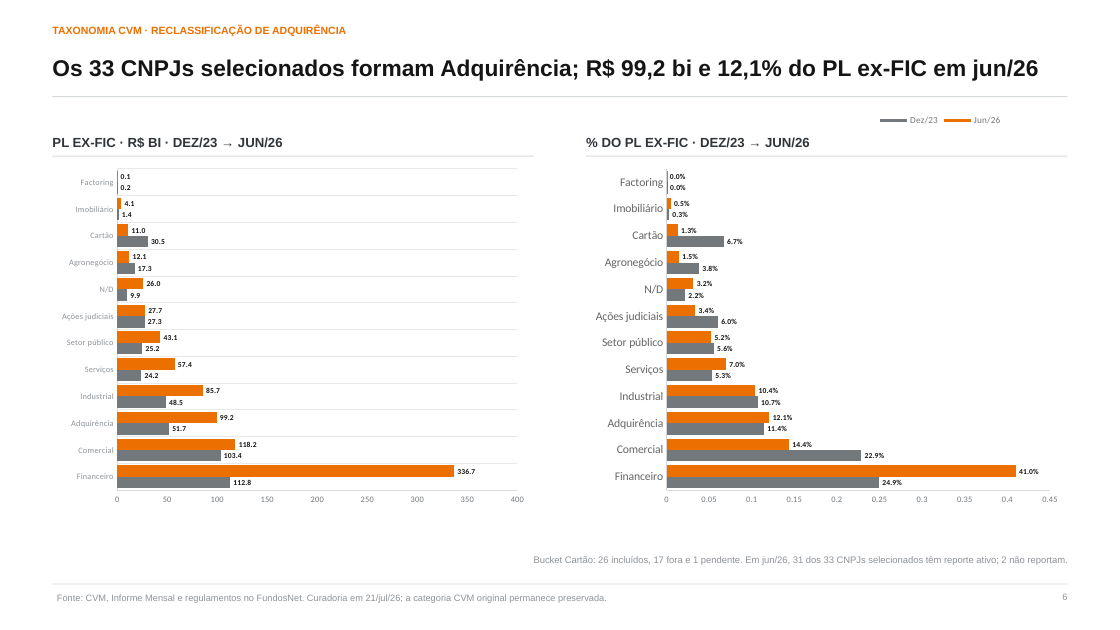
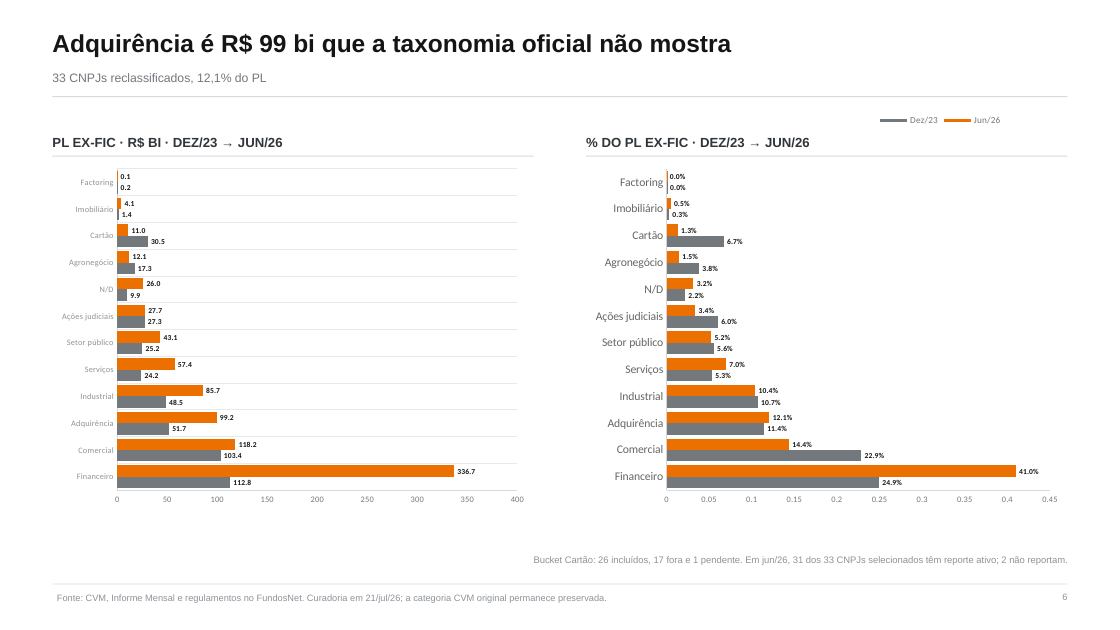
Before and after one commit to abalroar/fidc, a slide deck: slide 6 of data/industry_study/generated_revision/industry_executive_revised.pptx. Drawn at 1120x630 pixels with LibreOffice and Linux fonts; fonts in the diff are those of the drawing. Boxes give left, top, right and bottom in pixels: in the first picture for what was removed or moved away, otherwise in the second. Text is boxed around its words. In the diff, an @@ line names an element or a change of style, - is before the commit and + after.

```diff
--- a/data/industry_study/generated_revision/industry_executive_revised.pptx
+++ b/data/industry_study/generated_revision/industry_executive_revised.pptx
@@ text "Adquirência é R$ 99 bi ..." at [52,33,732,57]: vertical alignment top to middle @@
@@ text at [52,33,732,57]: text changed; size 9 to 21 pt; text colour #EC7000 to #151515 @@
-TAXONOMIA CVM · RECLASSIFICAÇÃO DE ADQUIRÊNCIA
+Adquirência é R$ 99 bi que a taxonomia oficial não mostra
@@ text at [52,73,267,84]: text changed; size 19.5 to 10.5 pt; text colour #151515 to #73787D; bold off @@
-Os 33 CNPJs selecionados formam Adquirência; R$ 99,2 bi e 12,1% do PL ex-FIC em jun/26
+33 CNPJs reclassificados, 12,1% do PL
```
Also in this commit, not shown: 16 other slides changed, 17 other files.
